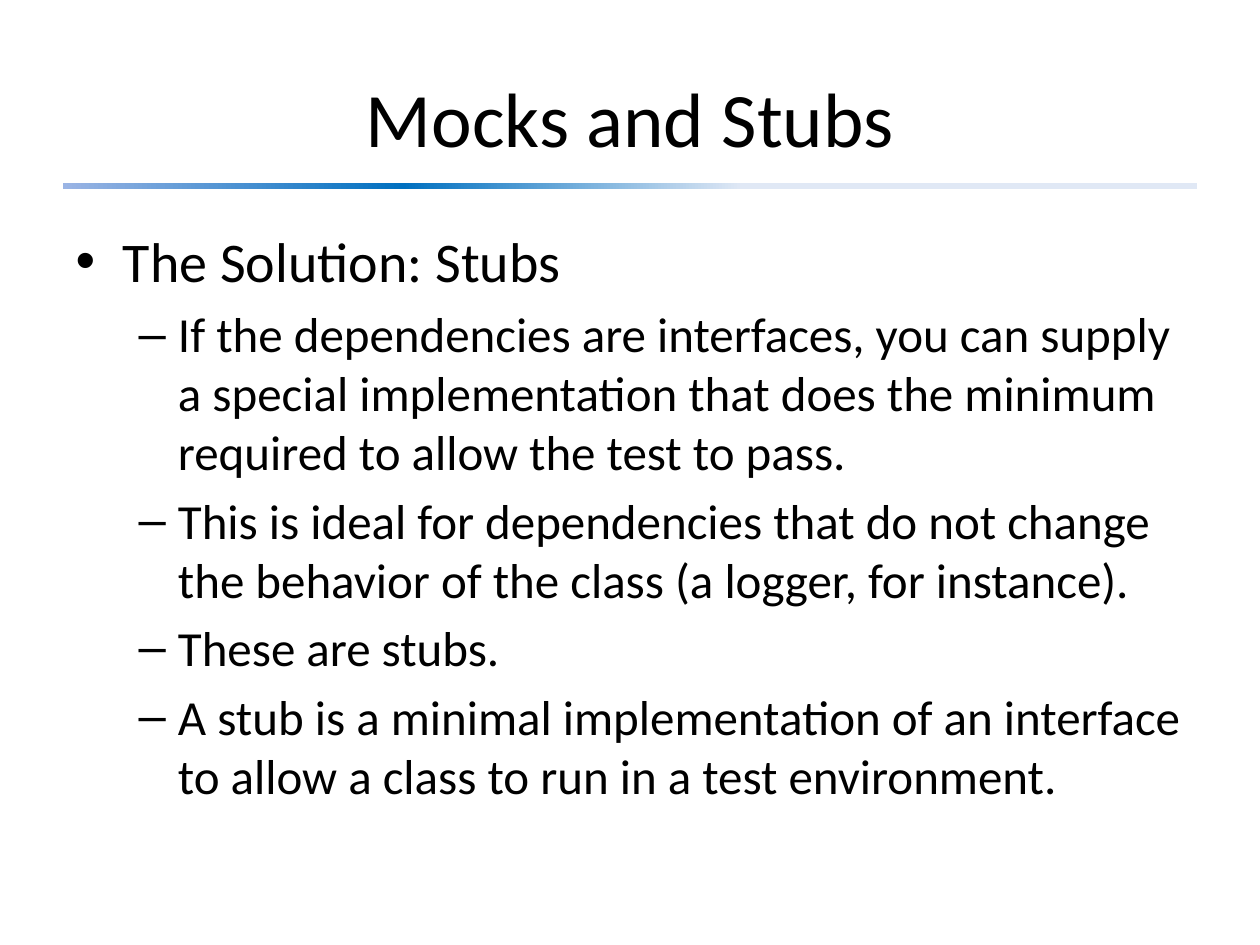
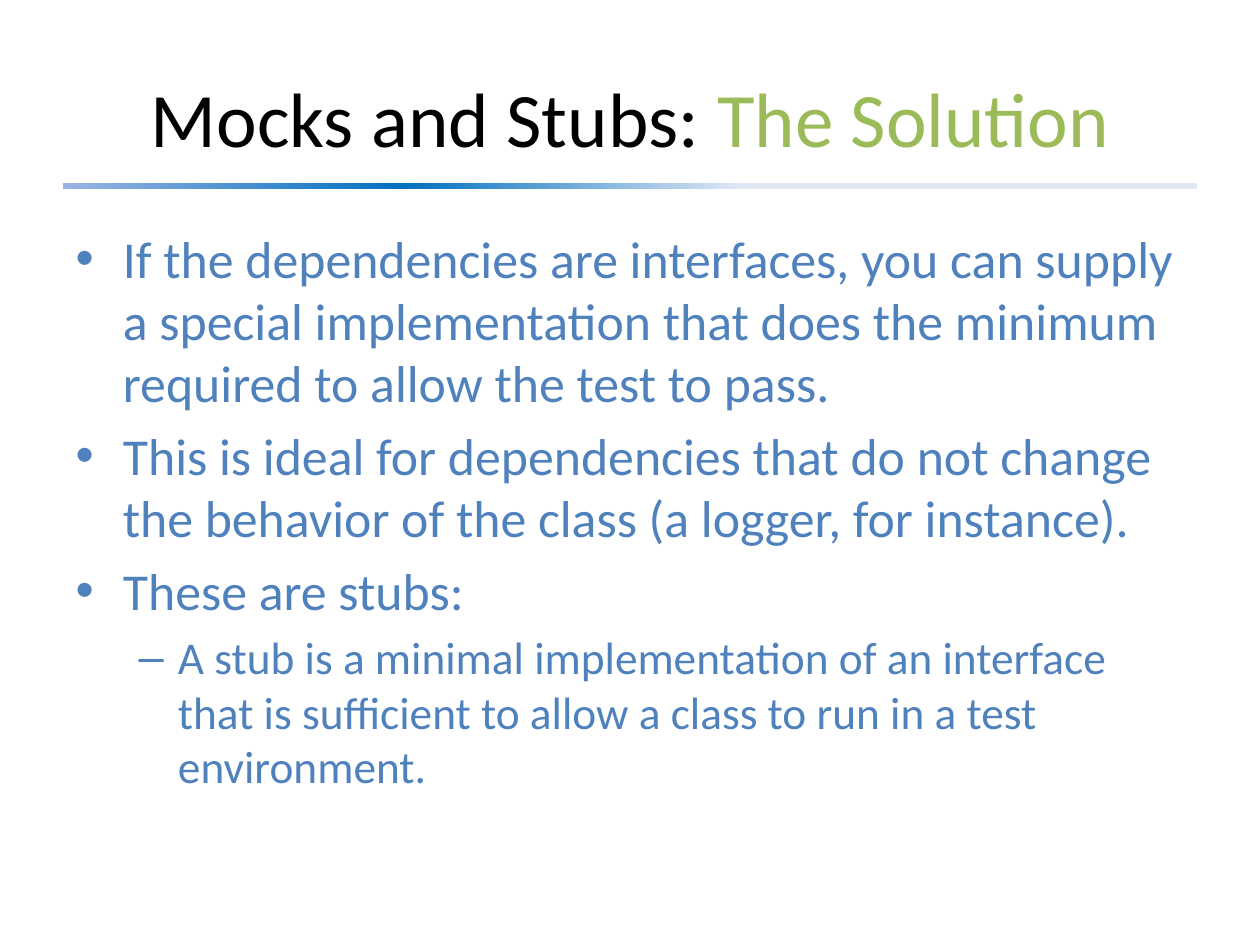
Before and after one commit to david-sackstein/solid-c-cpp, a slide deck: slide 15 of Module 2 - The Importance of Tests.pptx. Drawn at 1260x945 pixels with LibreOffice and Linux fonts; fonts in the diff are those of the drawing. Boxes give left, top, right and bottom in pixels: in the first picture for what was removed or moved away, otherwise in the second. Text is boxed around its words. In the diff, an @@ line names an element or a change of style, - is before the commit and + after.

```diff
--- a/Module 2 - The Importance of Tests.pptx
+++ b/Module 2 - The Importance of Tests.pptx
@@ title at box(151, 93, 1109, 148): text changed @@
-Mocks and Stubs
+Mocks and Stubs: The Solution
@@ text at box(123, 243, 560, 283): paragraph removed @@
-• The Solution: Stubs
@@ text at box(123, 242, 1172, 546): size 28 to 29.6 pt, text colour #000000 to #4F81BD in "If the dependencies are interfaces, you can ...", "This is ideal for dependencies that do ..."; bullet – to •; list level 2 to 1 in "If the dependencies are interfaces, ..."; list level 2 to 1 in "This is ideal for dependencies ..." @@
@@ text at box(123, 574, 1106, 784): text changed; size 28 to 25.9 pt; text colour #000000 to #4F81BD @@
-  – These are stubs.
-  – A stub is a minimal implementation of an interface to allow a class to run in a test environment.
+• These are stubs:
+  – A stub is a minimal implementation of an interface that is sufficient to allow a class to run in a test environment.
```
Also in this commit, not shown: 15 other slides changed, 2 slides added, 3 other files.
